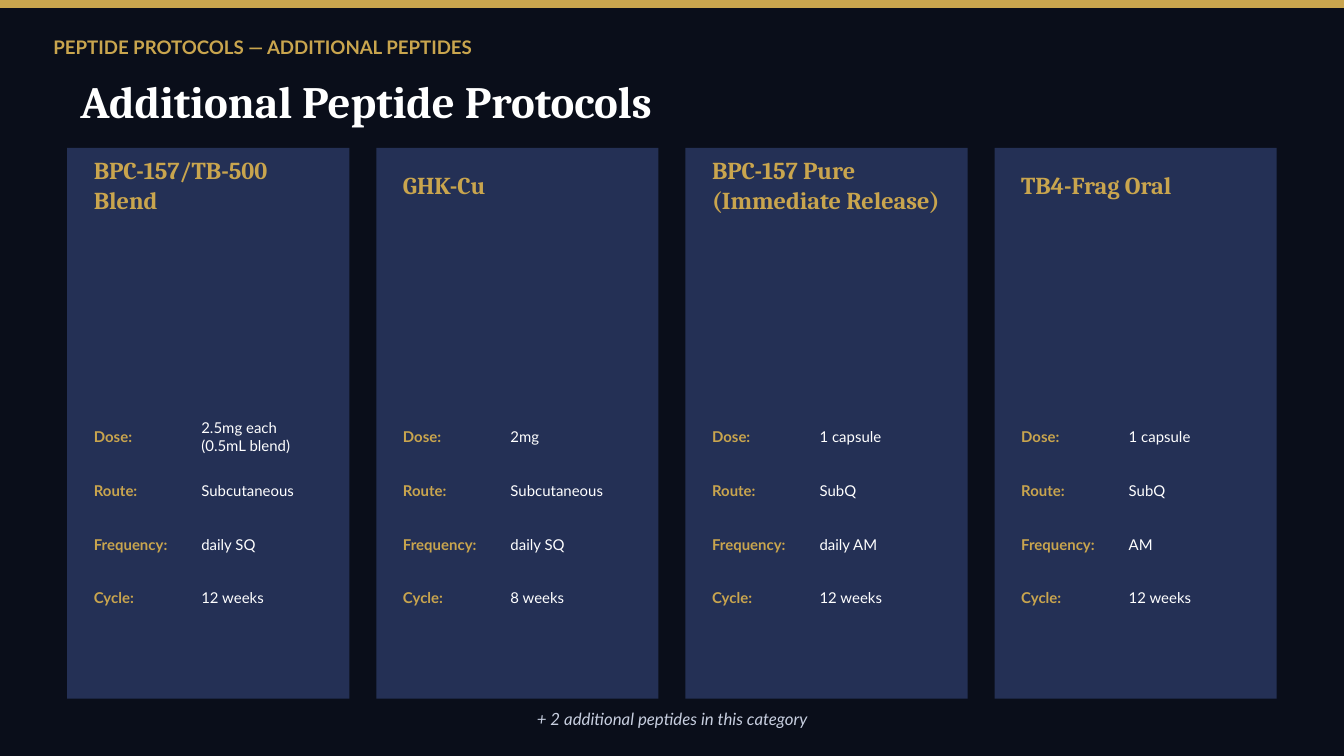
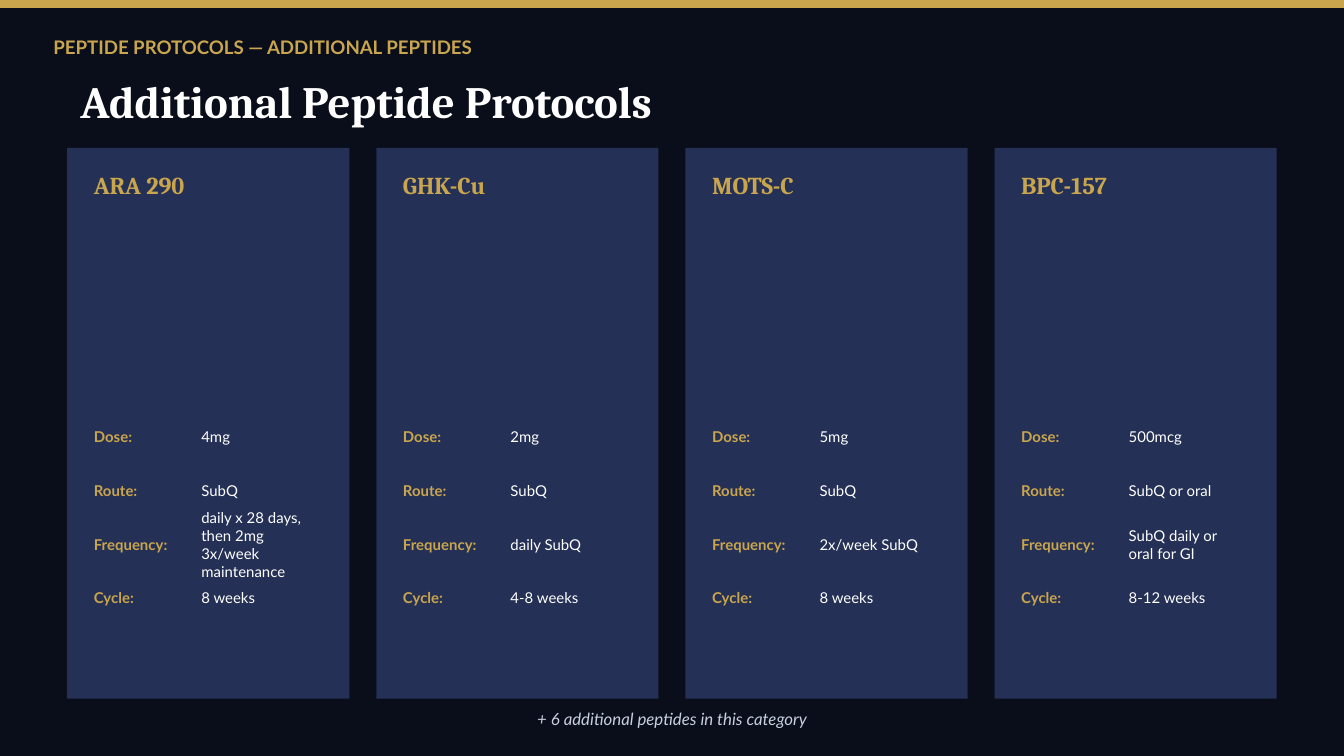
Before and after one commit to bfiveash22/ALLIO-ON-REPLIT, a slide deck: slide 14 of artifacts/api-server/generated-protocols/Annette_Gomer_Protocol_Presentation.pptx. Drawn at 1344x756 pixels with LibreOffice and Linux fonts; fonts in the diff are those of the drawing. Boxes give left, top, right and bottom in pixels: in the first picture for what was removed or moved away, otherwise in the second. Text is boxed around its words. In the diff, an @@ line names an element or a change of style, - is before the commit and + after.

```diff
--- a/artifacts/api-server/generated-protocols/Annette_Gomer_Protocol_Presentation.pptx
+++ b/artifacts/api-server/generated-protocols/Annette_Gomer_Protocol_Presentation.pptx
@@ text at box(94, 177, 184, 194): text changed @@
-BPC-157/TB-500 Blend
+ARA 290
@@ text at box(712, 177, 794, 194): text changed @@
-BPC-157 Pure (Immediate Release)
+MOTS-C
@@ text at box(1021, 177, 1107, 194): text changed @@
-TB4-Frag Oral
+BPC-157
@@ text at box(201, 431, 230, 445): text changed @@
-2.5mg each (0.5mL blend)
+4mg
@@ text at box(820, 431, 849, 445): text changed @@
-1 capsule
+5mg
@@ text at box(1129, 431, 1182, 445): text changed @@
-1 capsule
+500mcg
@@ text at box(201, 485, 238, 498): text changed @@
-Subcutaneous
+SubQ
@@ text at box(510, 485, 547, 498): text changed @@
-Subcutaneous
+SubQ
@@ text at box(1129, 485, 1212, 498): text changed @@
-SubQ
+SubQ or oral
@@ text at box(201, 512, 301, 577): text changed @@
-daily SQ
+daily x 28 days, then 2mg 3x/week maintenance
@@ text at box(510, 539, 582, 553): text changed @@
-daily SQ
+daily SubQ
@@ text at box(820, 539, 918, 552): text changed @@
-daily AM
+2x/week SubQ
@@ text at box(1129, 530, 1217, 559): text changed @@
-AM
+SubQ daily or oral for GI
@@ text at box(201, 592, 256, 603): text changed @@
-12 weeks
+8 weeks
@@ text at box(510, 592, 579, 603): text changed @@
-8 weeks
+4-8 weeks
@@ text at box(820, 592, 874, 603): text changed @@
-12 weeks
+8 weeks
@@ text at box(1129, 592, 1206, 603): text changed @@
-12 weeks
+8-12 weeks
@@ text at box(551, 712, 807, 728): text changed @@
-+ 2 additional peptides in this category
++ 6 additional peptides in this category
```
Also in this commit, not shown: 11 other slides changed, 10 slides added, 1 slide removed, 11 other files.
